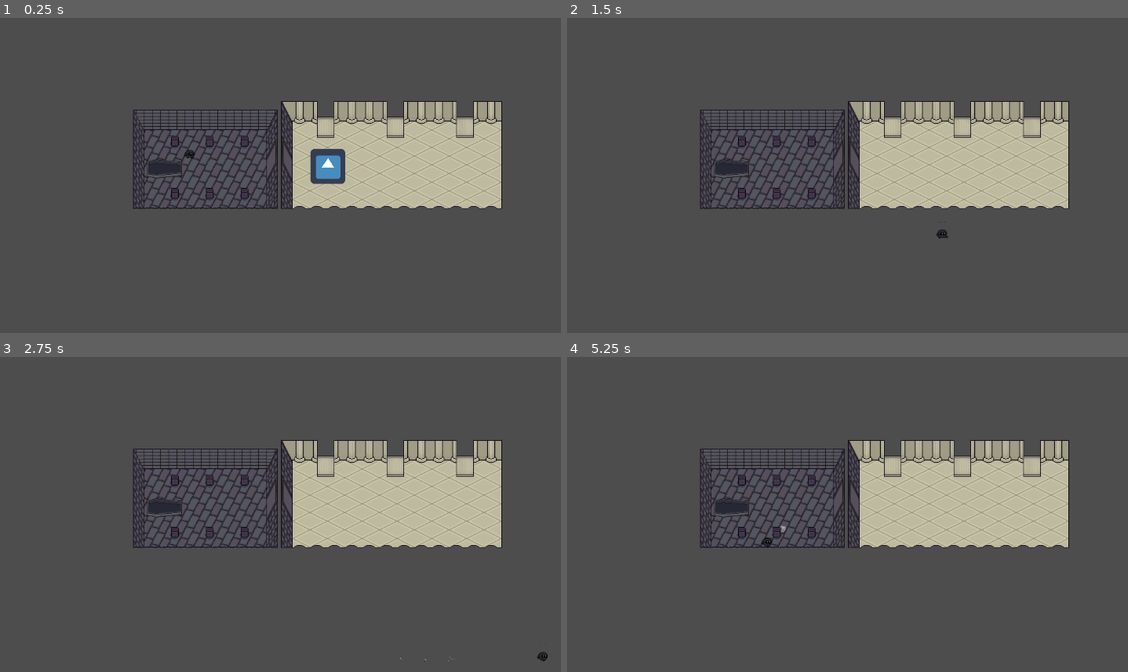
Above: before the commit, frames 1-4 (two rows, left to right).
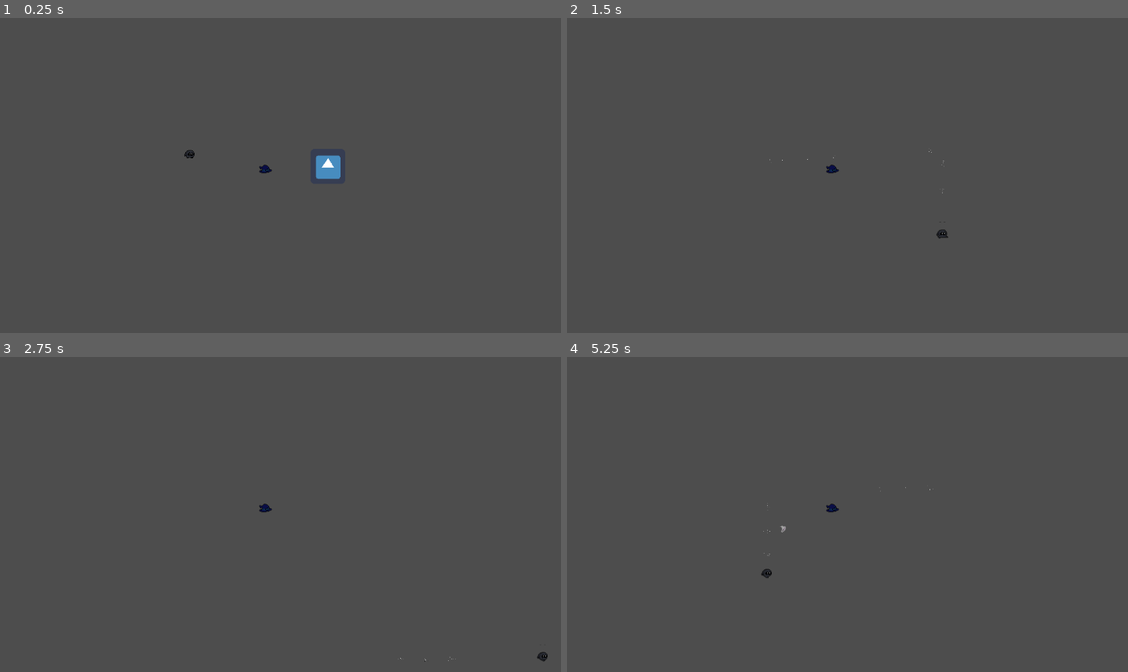
Above: after the commit, the same moments.

Repository: farbest/hatGame
Game: Godot game, scene res://TestScene.tscn
The game is run twice, just before and just after one commit, with the same random seed, the same clock (stepped at 60 frames per second) and the same inputs. The engine's default icon, where the game draws it, is replaced by a stand-in: a white triangle on a blue panel in a dark square.
Inputs (mouse positions are in pixels of both pictures, inside the frame that each line leads up to):
- Up to frame 1 (0.25 s): no input
- Up to frame 2 (1.5 s): tap Enter at 0.5 s; move the mouse to (998, 166) at 0.52 s; hold Right (ui_right) 0.53-1.28 s; tap Space (dash) at 0.6, 1.25, 1.35 s; click (998, 166) at 0.67 s; move the mouse to (735, 200) at 1.27 s; hold Down (ui_down) from 1.28 s (still down)
- Up to frame 3 (2.75 s): move the mouse to (353, 445) at 2.02 s; release Down (ui_down) at 2.03 s; hold Right (ui_right) from 2.03 s (still down); tap Space (dash) at 2.1 s
- Up to frame 4 (5.25 s): tap Enter at 2.75 s; move the mouse to (830, 590) at 2.77 s; release Right (ui_right) at 2.78 s; hold Up (ui_up) 2.78-3.53 s; tap Space (dash) every 0.75 s from 2.85 to 5.1 s; click (830, 590) at 2.92 s; move the mouse to (1049, 574) at 3.52 s; hold Left (ui_left) 3.53-5.03 s; move the mouse to (673, 467) at 4.27 s; move the mouse to (892, 520) at 5.02 s; hold Down (ui_down) from 5.03 s (still down); click (892, 520) at 5.17 s

The runs differ from the first frame. In frame 1, 14% of the frame differs, in the area x 23-90%, y 26-61%; in frame 2, 15%; in frame 3, 15%; in frame 4, 15%, in the area x 23-90%, y 26-71%.

Commit message:
feat: Collectables

Diff:
--- /dev/null
+++ b/Items/Mag_hat_power_up.gd
@@ -0,0 +1,7 @@
+extends Node2D
+
+
+func _on_hitbox_body_entered(body):
+	if body.is_in_group("player"):
+		body.pickup_item("Magical hat")
+		queue_free()
--- /dev/null
+++ b/Items/Mag_hat_power_up.tscn
@@ -0,0 +1,26 @@
+[gd_scene load_steps=4 format=3 uid="uid://dk7j2acmedh3o"]
+
+[ext_resource type="Script" path="res://Items/Mag_hat_power_up.gd" id="1_3torv"]
+[ext_resource type="Texture2D" uid="uid://c8uvjesmde4ts" path="res://Items/hats.png" id="1_gtjxk"]
+
+[sub_resource type="RectangleShape2D" id="RectangleShape2D_tg6rl"]
+size = Vector2(20, 6)
+
+[node name="MagHatPowerUp" type="Node2D"]
+script = ExtResource("1_3torv")
+
+[node name="Sprite2D" type="Sprite2D" parent="."]
+position = Vector2(0, -8)
+texture = ExtResource("1_gtjxk")
+hframes = 8
+vframes = 15
+frame = 16
+
+[node name="hitbox" type="Area2D" parent="."]
+collision_layer = 16
+collision_mask = 2
+
+[node name="CollisionShape2D" type="CollisionShape2D" parent="hitbox"]
+shape = SubResource("RectangleShape2D_tg6rl")
+
+[connection signal="body_entered" from="hitbox" to="." method="_on_hitbox_body_entered"]
--- a/PlayerRelated/Player.tscn
+++ b/PlayerRelated/Player.tscn
@@ -94,7 +94,7 @@
 states/run/position = Vector2(545.667, 69.6667)
 transitions = ["idle", "run", SubResource("16"), "run", "idle", SubResource("17")]
 
-[node name="Player" type="CharacterBody2D"]
+[node name="Player" type="CharacterBody2D" groups=["player"]]
 collision_layer = 3
 collision_mask = 3
 script = ExtResource("1")
@@ -141,4 +141,4 @@
 texture = ExtResource("2")
 hframes = 8
 vframes = 2
-frame = 13
+frame = 11
--- a/PlayerRelated/Player/Scripts/PlayerMovement.gd
+++ b/PlayerRelated/Player/Scripts/PlayerMovement.gd
@@ -97,3 +97,13 @@
 	set_sprite_direction(vel)
 	set_velocity(vel)
 	move_and_slide()
+
+func pickup_item(str):
+	print("picking " + str)
+	var sprite = Sprite2D.new()
+	sprite.texture = load("res://Items/hats.png")
+	sprite.hframes = 8
+	sprite.vframes = 15
+	sprite.frame = 16
+	sprite.move_local_y(-6)
+	self.add_child(sprite)
--- a/PlayerRelated/knife/Knife.gd
+++ b/PlayerRelated/knife/Knife.gd
@@ -6,6 +6,10 @@
 @export var damage = 1
 
 @onready var hitbox = $Hitbox
+@onready var animatedSprite = $AnimatedSprite2D
+
+func _ready():
+	animatedSprite.play("default")
 
 func _physics_process(_delta):
 	var angle = get_global_transform().get_rotation()
--- a/PlayerRelated/knife/Knife.tscn
+++ b/PlayerRelated/knife/Knife.tscn
@@ -56,7 +56,7 @@
 gravity_scale = 0.0
 script = ExtResource("1")
 
-[node name="AnimatedSprite2D" type="AnimatedSprite2D" parent="."]
+[node name="AnimatedSprite2D" type="AnimatedSprite2D" parent="." groups=["Player"]]
 sprite_frames = SubResource("6")
 frame = 2
 
--- a/TestScene.tscn
+++ b/TestScene.tscn
@@ -1,14 +1,11 @@
 [gd_scene load_steps=4 format=3 uid="uid://pjgmuvgkmfdr"]
 
 [ext_resource type="PackedScene" uid="uid://b6pr823sv63fa" path="res://PlayerRelated/Player.tscn" id="1"]
-[ext_resource type="PackedScene" uid="uid://bm8d1hgs3qfm6" path="res://Levels/Map1/Map1.tscn" id="1_lmadp"]
 [ext_resource type="PackedScene" uid="uid://diotkrgqfk5v6" path="res://Ennemies/TestEnnemy.tscn" id="2"]
+[ext_resource type="PackedScene" uid="uid://dk7j2acmedh3o" path="res://Items/Mag_hat_power_up.tscn" id="3_146s4"]
 
 [node name="World" type="Node2D"]
 position = Vector2(527, 305)
-
-[node name="Map1" parent="." instance=ExtResource("1_lmadp")]
-position = Vector2(24, -41)
 
 [node name="Sprite2D" type="Sprite2D" parent="."]
 
@@ -20,3 +17,5 @@
 [node name="CharacterBody2D" parent="." instance=ExtResource("2")]
 position = Vector2(113, -10)
 collision_layer = 4
+
+[node name="MagHatPowerUp" parent="." instance=ExtResource("3_146s4")]
Binary file added: Items/hats.png
Not shown, added: Items/hats.png.import
